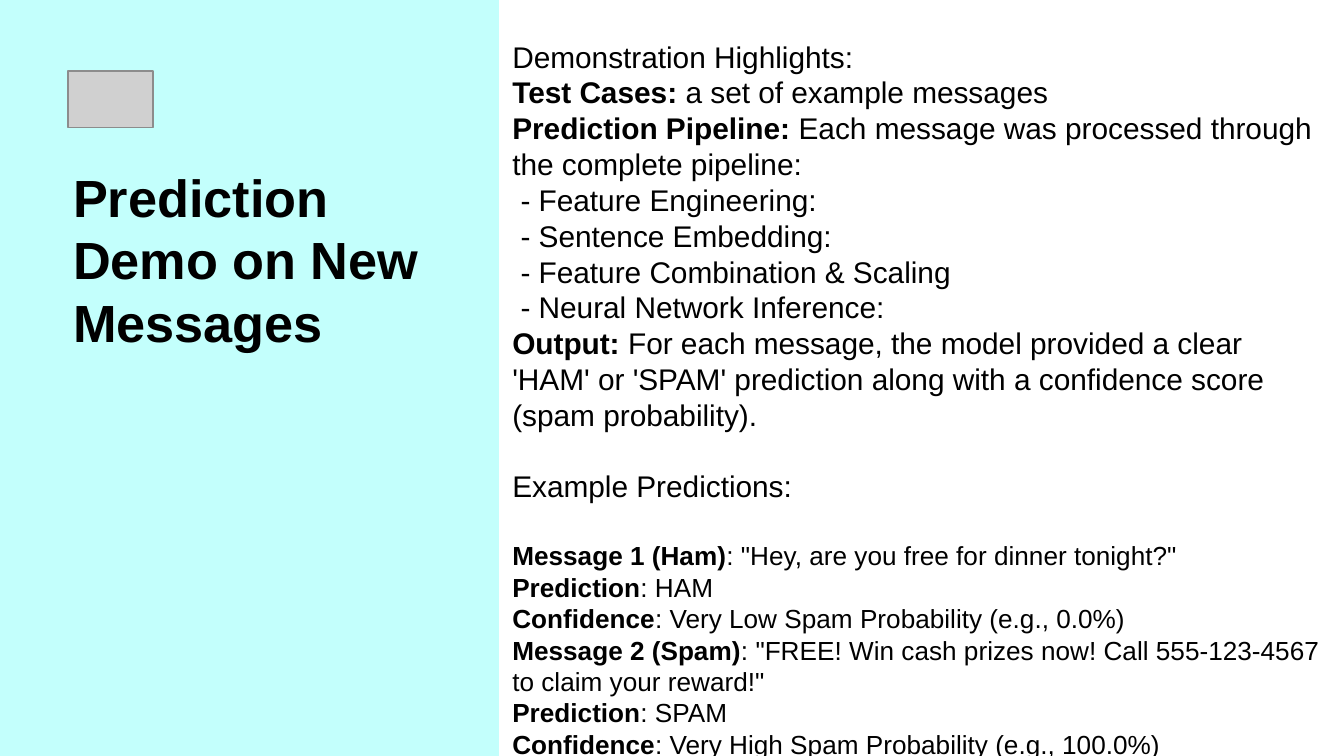
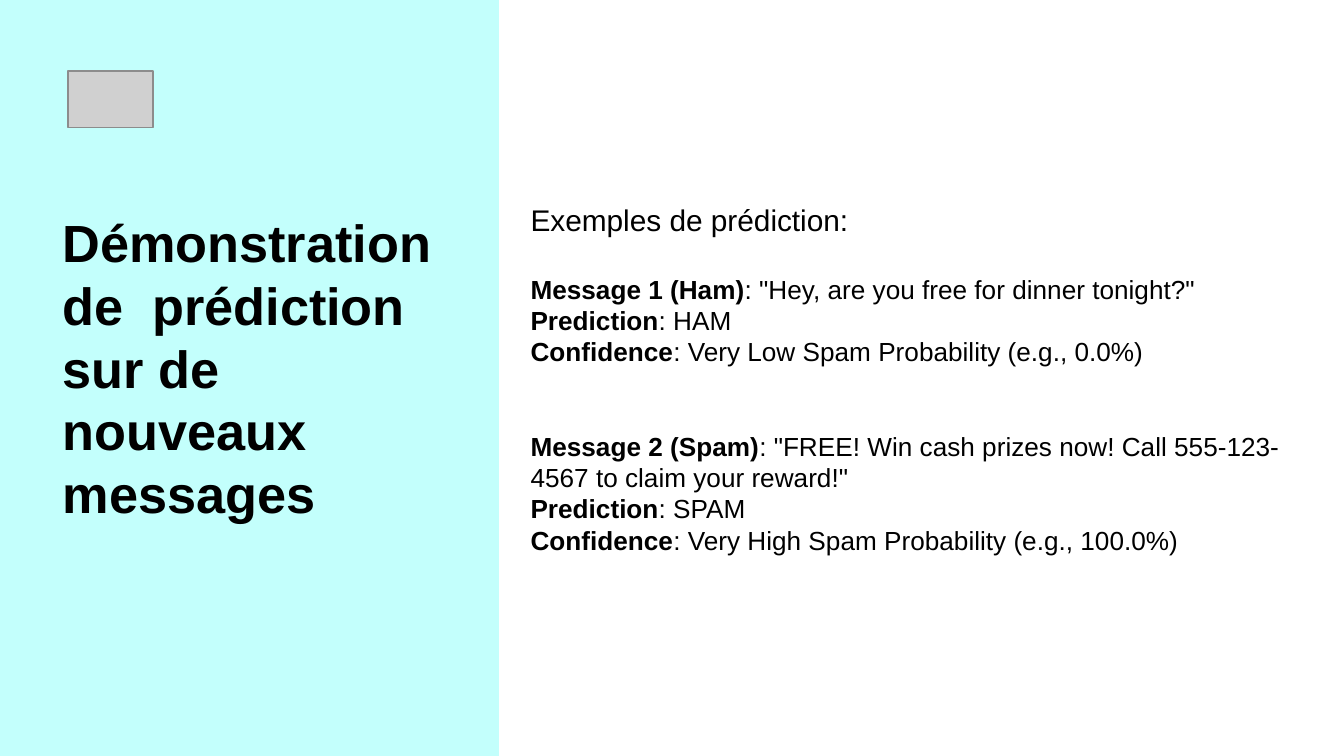
Before and after one commit to AgaHei/Spam-Detector, a slide deck: slide 13 of Project_AT&T_AH.pptx (slide 15 before the commit). Drawn at 1344x756 pixels with LibreOffice and Linux fonts; fonts in the diff are those of the drawing; grey boxes stand for pictures. Boxes give left, top, right and bottom in pixels: in the first picture for what was removed or moved away, otherwise in the second. Text is boxed around its words. In the diff, an @@ line names an element or a change of style, - is before the commit and + after.

Commit message:
PPT update

```diff
--- a/Project_AT&T_AH.pptx
+++ b/Project_AT&T_AH.pptx
@@ title at [531,209,1279,556]: text changed; size 16 to 14 pt @@
-Demonstration Highlights:
-Test Cases: a set of example messages
-Prediction Pipeline: Each message was processed through the complete pipeline:
-- Feature Engineering:
-- Sentence Embedding:
-- Feature Combination & Scaling
-- Neural Network Inference:
-Output: For each message, the model provided a clear 'HAM' or 'SPAM' prediction along with a confidence score (spam probability).
-Example Predictions:
-Message 1 (Ham): "Hey, are you free for dinner tonight?"
-Prediction: HAM
-Confidence: Very Low Spam Probability (e.g., 0.0%)
-Message 2 (Spam): "FREE! Win cash prizes now! Call 555-123-4567 to claim your reward!"
-Prediction: SPAM
-Confidence: Very High Spam Probability (e.g., 100.0%)
+Exemples de prédiction:
+Message 1 (Ham): "Hey, are you free for dinner tonight?"
+Prediction: HAM
+Confidence: Very Low Spam Probability (e.g., 0.0%)
+Message 2 (Spam): "FREE! Win cash prizes now! Call 555-123-4567 to claim your reward!"
+Prediction: SPAM
+Confidence: Very High Spam Probability (e.g., 100.0%)
@@ title at [63,223,431,523]: text changed @@
-Prediction Demo on New Messages
+Démonstration de prédiction sur de nouveaux messages
```
Also in this commit, not shown: 6 other slides changed, 10 slides added, 12 slides removed, 1 other file.
